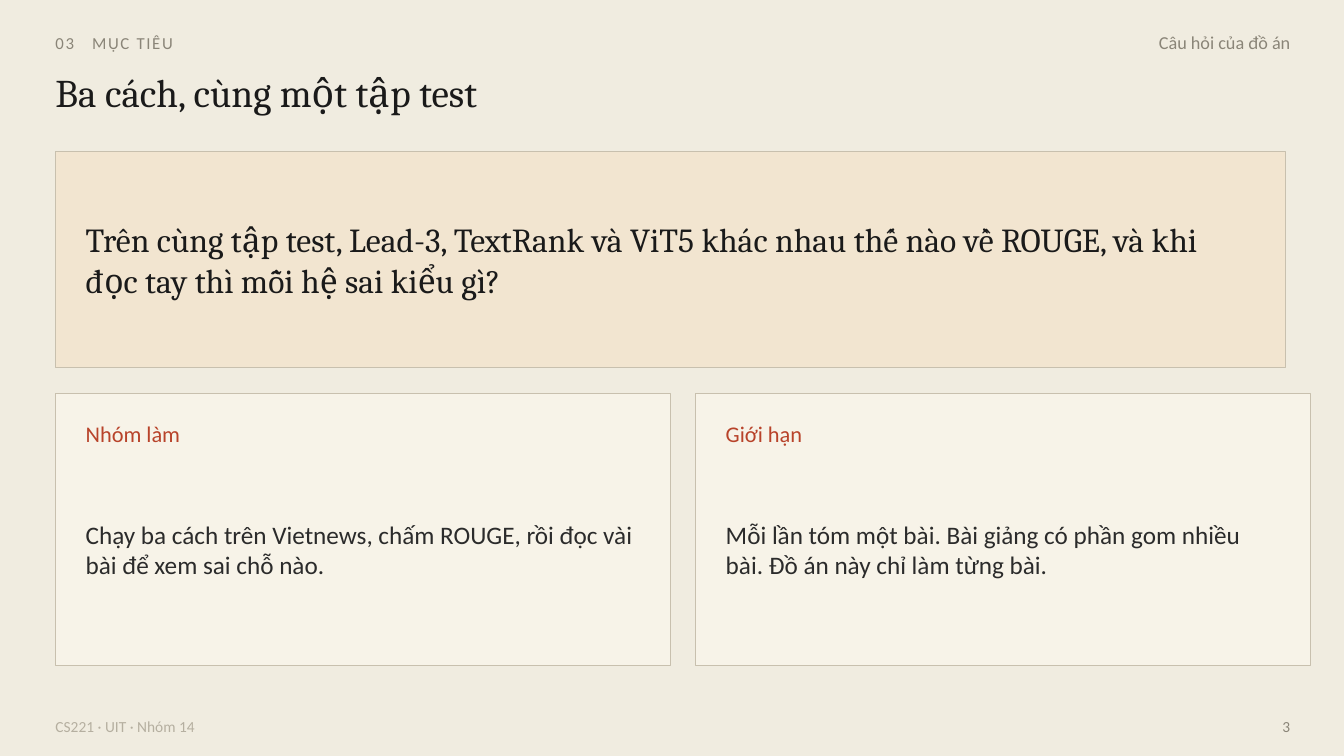
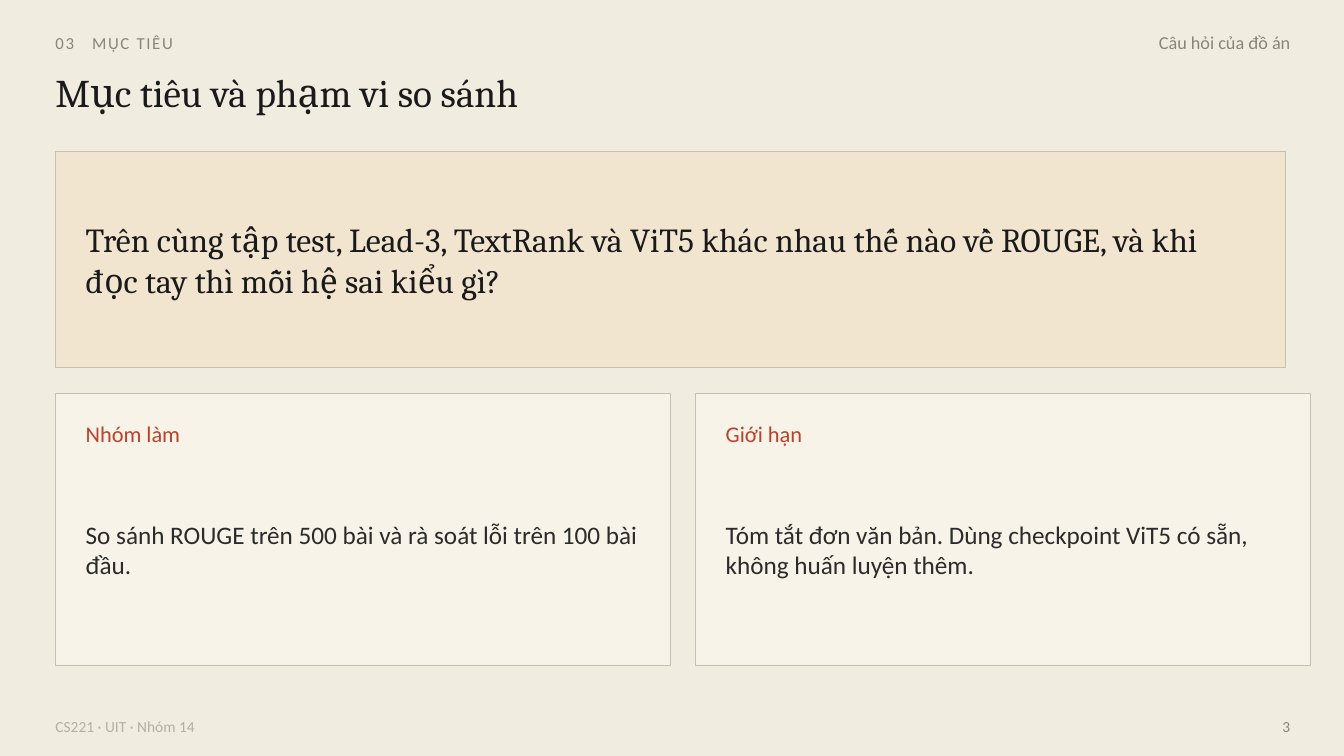
Before and after one commit to hoangdq08/uit-vietnews-summarization, a slide deck: slide 3 of slides/CS221-Vietnews-bao-ve.pptx. Drawn at 1344x756 pixels with LibreOffice and Linux fonts; fonts in the diff are those of the drawing. Boxes give left, top, right and bottom in pixels: in the first picture for what was removed or moved away, otherwise in the second. Text is boxed around its words. In the diff, an @@ line names an element or a change of style, - is before the commit and + after.

Commit message:
refactor: Dọn mã nguồn và hoàn thiện cấu hình chạy demo

```diff
--- a/slides/CS221-Vietnews-bao-ve.pptx
+++ b/slides/CS221-Vietnews-bao-ve.pptx
@@ text at bbox=[211, 79, 518, 108]: text changed @@
-Ba cách, cùng một tập test
+Mục tiêu và phạm vi so sánh
@@ text at bbox=[86, 523, 637, 574]: text changed @@
-Chạy ba cách trên Vietnews, chấm ROUGE, rồi đọc vài bài để xem sai chỗ nào.
+So sánh ROUGE trên 500 bài và rà soát lỗi trên 100 bài đầu.
@@ text at bbox=[726, 523, 1247, 579]: text changed @@
-Mỗi lần tóm một bài. Bài giảng có phần gom nhiều bài. Đồ án này chỉ làm từng bài.
+Tóm tắt đơn văn bản. Dùng checkpoint ViT5 có sẵn, không huấn luyện thêm.
```
Also in this commit, not shown: 9 other slides changed, 28 other files.
